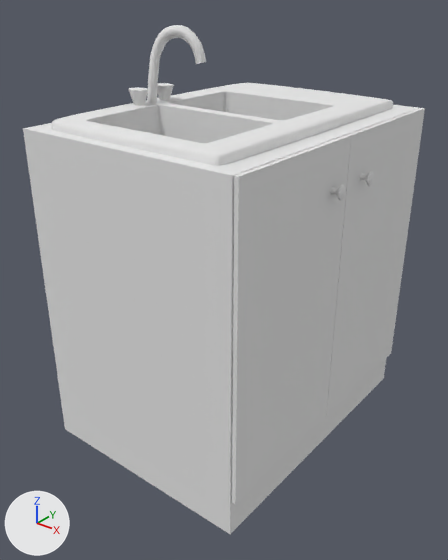
A saved change to the Blender file blender_ws/sink.blend.
Camera for both pictures: a camera (50 mm lens) standing at (0.922, -1.214, 1.16) and looking at (-0.003, -0.057, 0.443). Arrows for +X, +Y and +Z are at lower left; the lights stay in place.

Script lines for the objects in view, before the commit:
```python
me_robinet_gauche_3 = bpy.data.meshes.new('Robinet_gauche_3')
me_robinet_gauche_3.from_pydata(...)  # 5226 vertices, 10420 faces; spans x -40.6..39.4, y 0.4..106.4, z -32.6..31.4
# faces by material slot: [214, 944, 9262]
me_robinet_gauche_3.materials.append(mat_default_003)  # white #e7e7e7
me_robinet_gauche_3.materials.append(mat_white_006)  # white #e7e7e7
me_robinet_gauche_3.materials.append(mat_silver)  # white #e7e7e7
ob_sink = bpy.data.objects.new('sink', me_robinet_gauche_3)
ob_sink.location = (0.0, 0.0, 0.0)
ob_sink.rotation_euler = (1.571, 0.0, -1.571)  # degrees (90, 0, -90)
ob_sink.scale = (0.01, 0.01, 0.01)
```
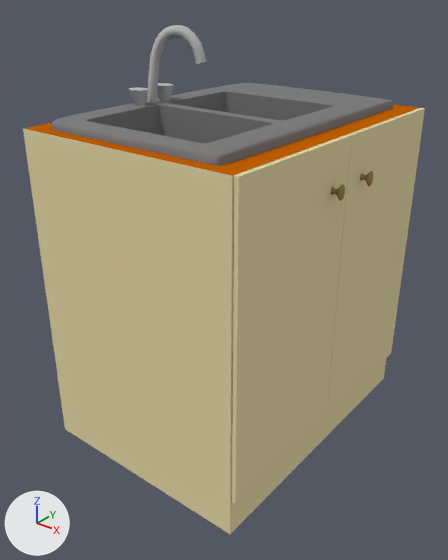
Pixel boxes (x1, y1, x2, y2) of what changed, in the pictures (448 x 560 px):
```json
{"part": 1, "of": "me_robinet_gauche_3", "change": "recoloured", "before": [129, 25, 206, 106], "after": [129, 25, 206, 106]}
{"part": 2, "of": "me_robinet_gauche_3", "change": "recoloured", "before": [23, 108, 425, 534], "after": [23, 108, 425, 534], "on screen": "grey to beige"}
{"part": 3, "of": "me_robinet_gauche_3", "change": "recoloured", "before": [23, 125, 344, 176], "after": [23, 125, 344, 176], "on screen": "white to orange"}
{"part": 4, "of": "me_robinet_gauche_3", "change": "recoloured", "before": [393, 105, 418, 108], "after": [393, 105, 418, 108]}
{"part": 5, "of": "me_robinet_gauche_3", "change": "recoloured", "before": [237, 108, 418, 174], "after": [237, 108, 418, 174], "on screen": "white to orange"}
{"part": 6, "of": "me_robinet_gauche_3", "change": "recoloured", "before": [24, 123, 52, 129], "after": [24, 123, 52, 129]}
{"part": 7, "of": "me_robinet_gauche_3", "change": "recoloured", "before": [331, 171, 373, 201], "after": [331, 171, 373, 201]}
{"part": 8, "of": "me_robinet_gauche_3", "change": "recoloured", "before": [51, 83, 393, 166], "after": [51, 83, 393, 166], "on screen": "white to grey"}
```

Scene script edits in JSON lines:
```json
{"op": "add", "block": "mat_wooden_top", "code": ["mat_wooden_top = diffuse_material('wooden_top')", "mat_wooden_top.base_color = (0.538, 0.118, 0.0)  # orange #c26000"]}
{"op": "add", "block": "mat_cream_fronts", "code": ["mat_cream_fronts = diffuse_material('cream_fronts')", "mat_cream_fronts.base_color = (0.8, 0.7, 0.4)  # beige #e7daaa"]}
{"op": "add", "block": "mat_old_gold_handle", "code": ["mat_old_gold_handle = diffuse_material('old_gold_handle')", "mat_old_gold_handle.base_color = (0.334, 0.247, 0.083)  # yellow #9c8851"]}
{"op": "add", "block": "mat_steel_tap", "code": ["mat_steel_tap = diffuse_material('steel_tap')", "mat_steel_tap.base_color = (0.5, 0.5, 0.5)  # grey #bcbcbc"]}
{"op": "add", "block": "mat_steel_sink", "code": ["mat_steel_sink = diffuse_material('steel_sink')", "mat_steel_sink.base_color = (0.214, 0.214, 0.214)  # grey #7f7f7f"]}
{"block": "me_robinet_gauche_3", "where": "me_robinet_gauche_3.from_pydata(...)  # 5226 vertices, 10420 faces; spans x -40.6..39.4, y 0.4..106.4, z -32.6..31.4"}
{"block": "me_robinet_gauche_3", "where": "# used by ob_sink; location = (0.0, 0.0, 0.0); rotation_euler = (1.571, 0.0, -1.571), in degrees (90, 0, -90); scale = (0.01, 0.01, 0.01)"}
{"block": "me_robinet_gauche_3", "change": "me_robinet_gauche_3 part 1: all 214 faces that had it switch from mat_default_003 (white #e7e7e7) to mat_steel_tap (grey #bcbcbc)"}
{"block": "me_robinet_gauche_3", "change": "me_robinet_gauche_3 part 2: 200 of the faces centred in x -40.6..39.4, y 0.4..85.6, z -29.8..31.4 switch from mat_white_006 (white #e7e7e7) to mat_cream_fronts (beige #e7daaa)"}
{"block": "me_robinet_gauche_3", "change": "me_robinet_gauche_3 part 3: 3 of the faces centred in x 13.2..38.0, y 85.6, z -23.5..8.9 switch from mat_white_006 (white #e7e7e7) to mat_wooden_top (orange #c26000)"}
{"block": "me_robinet_gauche_3", "change": "me_robinet_gauche_3 part 4: 2 of the faces centred in x -38.6..-36.7, y 85.6, z -6.0..11.4 switch from mat_white_006 (white #e7e7e7) to mat_wooden_top (orange #c26000)"}
{"block": "me_robinet_gauche_3", "change": "me_robinet_gauche_3 part 5: 1 of the faces centred in x -11.9, y 85.6, z -26.0 switch from mat_white_006 (white #e7e7e7) to mat_wooden_top (orange #c26000)"}
{"block": "me_robinet_gauche_3", "change": "me_robinet_gauche_3 part 6: 1 of the faces centred in x 11.3, y 85.6, z 28.9 switch from mat_white_006 (white #e7e7e7) to mat_wooden_top (orange #c26000)"}
{"block": "me_robinet_gauche_3", "change": "me_robinet_gauche_3 part 7: all 736 faces centred in x -8.5..7.1, y 73.1..76.6, z -32.5..-29.9 switch from mat_white_006 (white #e7e7e7) to mat_old_gold_handle (yellow #9c8851)"}
{"block": "me_robinet_gauche_3", "change": "me_robinet_gauche_3 part 8: all 9262 faces that had it switch from mat_silver (white #e7e7e7) to mat_steel_sink (grey #7f7f7f)"}
```
